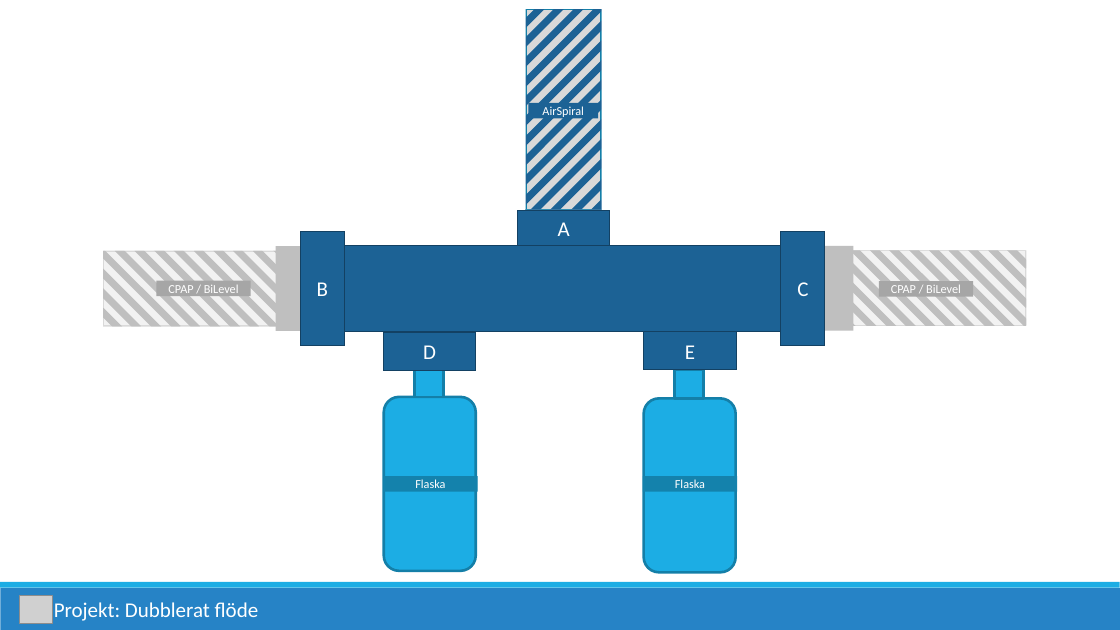
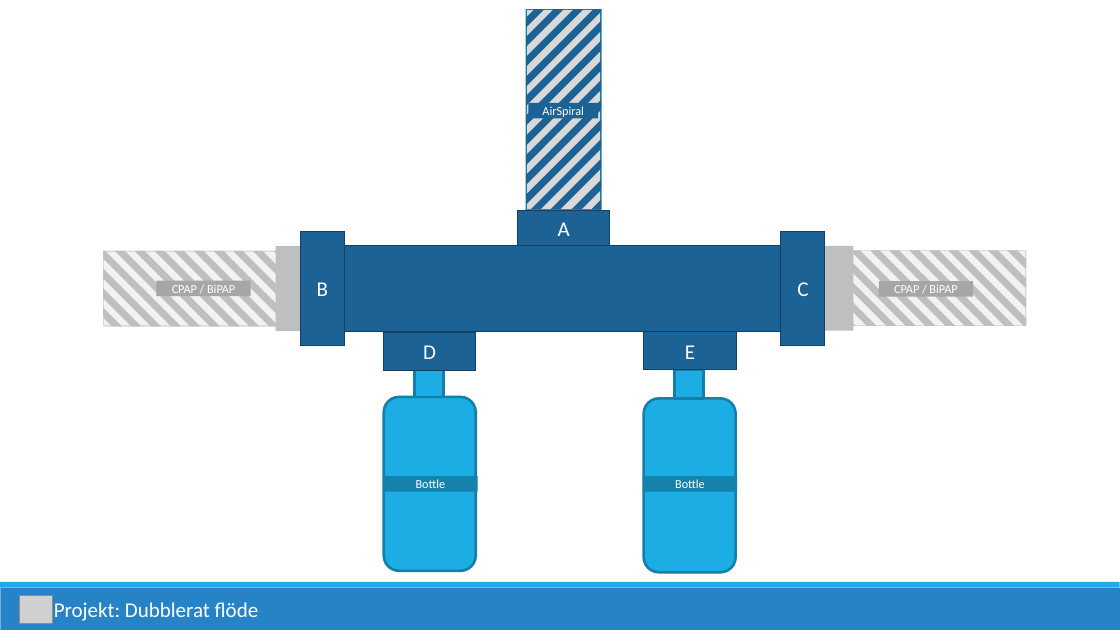
Before and after one commit to hessius/HFNOsplitter, a slide deck: slide 9 of Meta/Other/Presentation (Sv).pptx. Drawn at 1120x630 pixels with LibreOffice and Linux fonts; fonts in the diff are those of the drawing; grey boxes stand for pictures. Boxes give left, top, right and bottom in pixels: in the first picture for what was removed or moved away, otherwise in the second. Text is boxed around its words. In the diff, an @@ line names an element or a change of style, - is before the commit and + after.

```diff
--- a/Meta/Other/Presentation (Sv).pptx
+++ b/Meta/Other/Presentation (Sv).pptx
@@ text in rectangle at [172, 285, 235, 297]: text changed @@
-CPAP / BiLevel
+CPAP / BiPAP
@@ text in rectangle at [894, 285, 957, 293]: text changed @@
-CPAP / BiLevel
+CPAP / BiPAP
@@ text in rectangle at [416, 479, 446, 488]: text changed @@
-Flaska
+Bottle
@@ text in rectangle at [675, 479, 705, 488]: text changed @@
-Flaska
+Bottle
```
Also in this commit, not shown: 4 other files.
